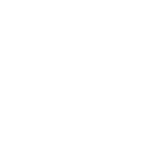
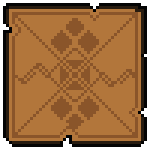
Layers edited between the first and the second 150px x 150px image:
showed "BG2" over left=3, top=3, right=147, bottom=147
